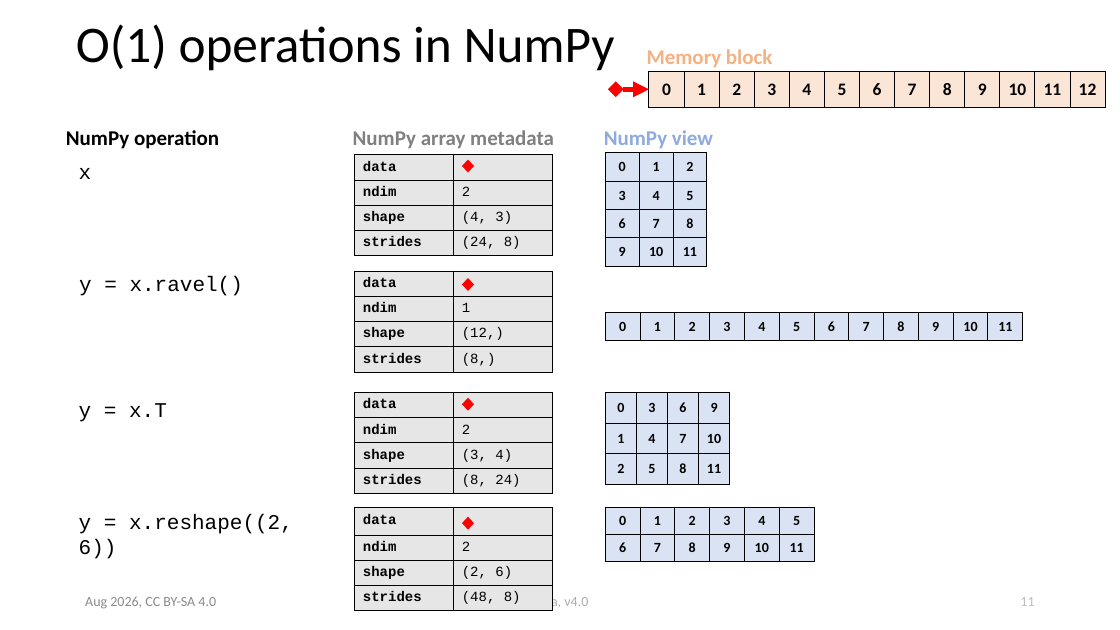
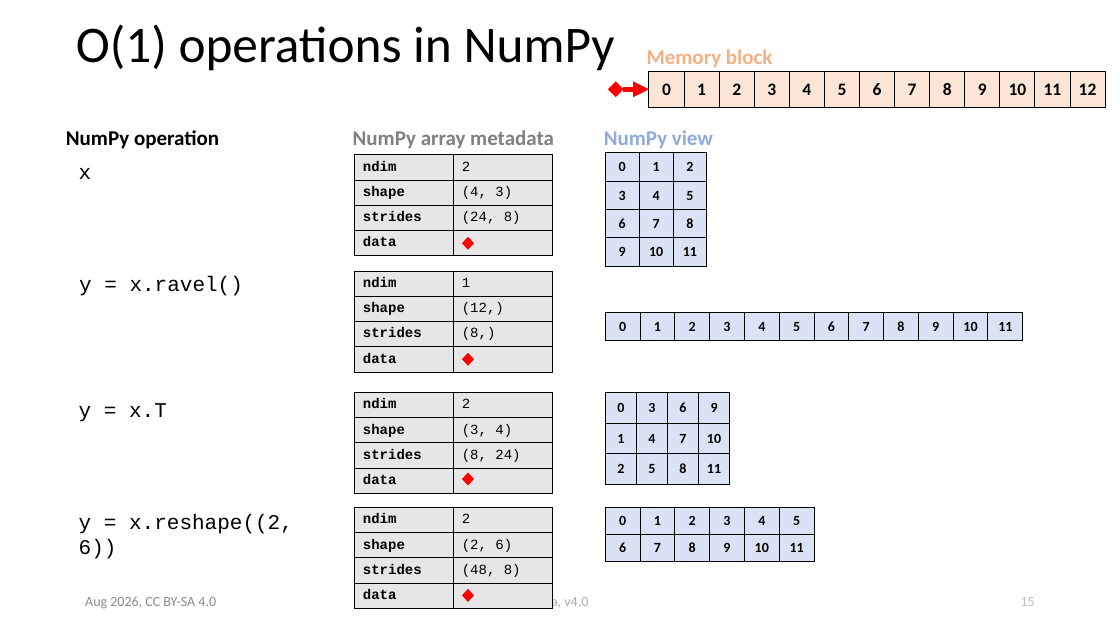
Before and after one commit to ASPP/data_class, a slide deck: slide 15 of numpy.pptx (slide 11 before the commit). Drawn at 1120x630 pixels with LibreOffice and Linux fonts; fonts in the diff are those of the drawing. Boxes give left, top, right and bottom in pixels: in the first picture for what was removed or moved away, otherwise in the second. Text is boxed around its words. In the diff, an @@ line names an element or a change of style, - is before the commit and + after.

```diff
--- a/numpy.pptx
+++ b/numpy.pptx
@@ table at (x1=355, y1=155, x2=553, y2=255) @@
-row 1: data | 
+row 4: data | 
@@ 3 diamonds moved together from (x1=462, y1=160, x2=474, y2=411) to (x1=462, y1=237, x2=474, y2=486) @@
@@ table at (x1=355, y1=271, x2=553, y2=372) @@
-row 1: data | 
+row 4: data | 
@@ table at (x1=355, y1=392, x2=553, y2=493) @@
-row 1: data | 
+row 4: data | 
@@ table at (x1=355, y1=507, x2=553, y2=608) @@
-row 1: data | 
+row 4: data | 
@@ diamond moved from (x1=462, y1=517, x2=474, y2=529) to (x1=462, y1=589, x2=474, y2=602) @@
```
Also in this commit, not shown: 19 other slides changed, 5 slides added.
